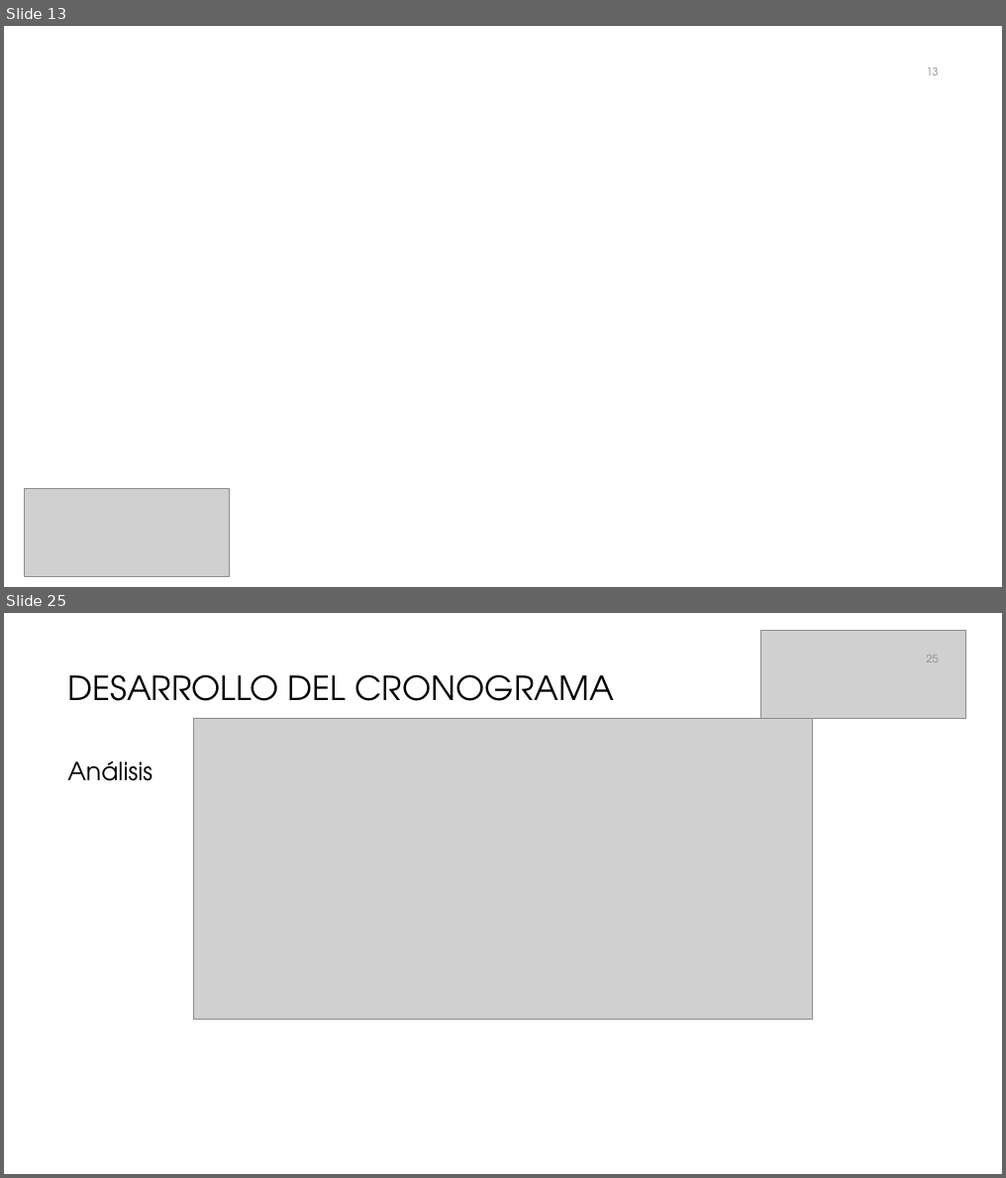
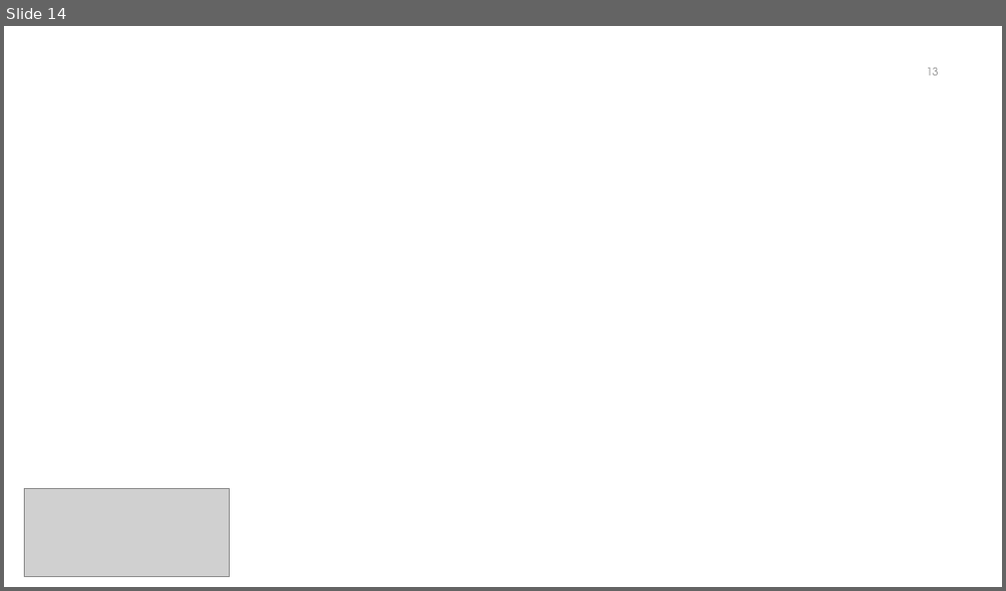
Before and after one commit to galledohm/Gestion_Proyectos, a slide deck: Documentos_generados/3. Gestion de Calidad y RRHH/Presentación3.pptx. Shown one above the other, each under a label of ours: slides 13 and 25 before the commit, slide 14 after it; the slides between them are not shown. The pictures are 1006x1178 and 1006x591 pixels, drawn with LibreOffice and Linux fonts; fonts in the diff are those of the drawing; grey boxes stand for pictures; background and template pictures are left out. Boxes give left, top, right and bottom in pixels: in the first picture for what was removed or moved away, otherwise in the second. Text is boxed around its words. In the diff, an @@ line names an element or a change of style, - is before the commit and + after.

```diff
--- a/Documentos_generados/3. Gestion de Calidad y RRHH/Presentación3.pptx
+++ b/Documentos_generados/3. Gestion de Calidad y RRHH/Presentación3.pptx
@@ slide 25 removed at [4,613,1002,1174], background #FFFFFF @@
@@ picture removed at [761,630,966,718] @@
@@ page number removed at [927,655,939,663] @@
-25
@@ title removed at [67,674,615,701] @@
-DESARROLLO DEL CRONOGRAMA
@@ picture removed at [193,718,813,1019] @@
@@ text removed at [67,761,152,781] @@
-Análisis
@@ what was slide 13 is now slide 14 @@
```
Also in this commit, not shown: 9 slides changed, 2 slides added, 23 other slides removed, 1 other file.
